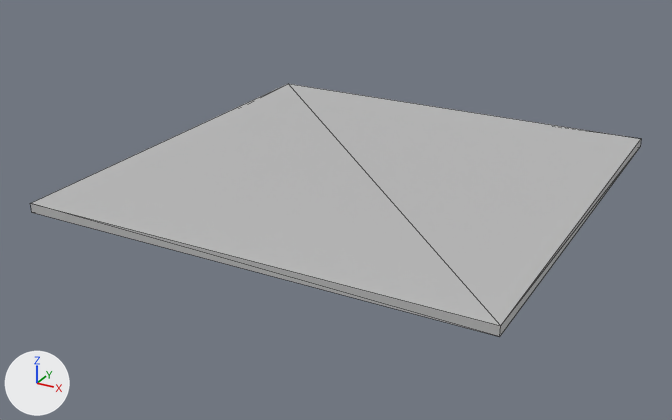
The FBX model CheckOutChicks/Assets/Models/Grundriss/Einrichtung_Boden.fbx as it was, and as the next commit left it.
Rendered twice from a 50 mm lens placed at (4.41, -8.63, 3.89), pointed at (-0.18, -0.29, -0.28). Lighting does not change. The marker at lower left points along +X, +Y and +Z. Mesh edges are drawn as thin lines. Where no turn or scale is listed for an object, it has been applied to the vertices.

The older version as bpy lines, for what is in view:
```python
me_mesh = bpy.data.meshes.new('Mesh')
me_mesh.from_pydata(...)  # a box spanning x 0.0..5.0, y 0.0..5.0, z -0.1..0.0
me_mesh.materials.append(mat_lambert1)  # grey #bcbcbc
# before: 0 (0.0, 0.0, -0.1) at pixel (31, 212), 1 (5.0, 0.0, -0.1) at pixel (499, 336), 2 (0.0, 0.0, 0.0) at pixel (30, 203), 3 (5.0, 0.0, 0.0) at pixel (500, 325), 4 (0.0, 5.0, 0.0) at pixel (288, 83)
# before: 5 (5.0, 5.0, 0.0) at pixel (641, 138), 6 (0.0, 5.0, -0.1), 7 (5.0, 5.0, -0.1) at pixel (640, 146)
ob_floor = bpy.data.objects.new('floor', me_mesh)
ob_floor.location = (-2.5, -2.5, 0.15)
```
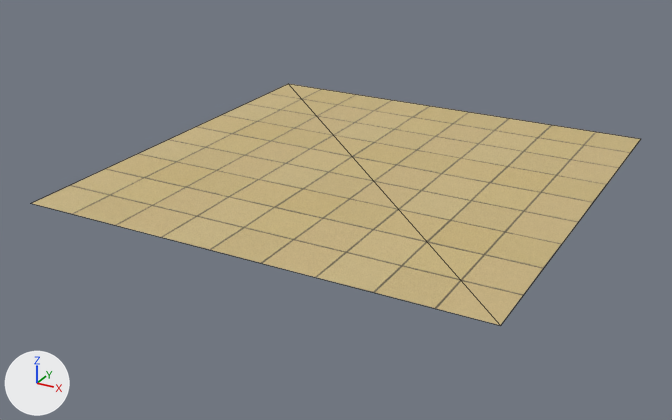
Pixel boxes (x1, y1, x2, y2) of what changed, in the pictures (672 x 420 px):
'floor', reshaped: before (30, 84, 641, 337); after (31, 84, 641, 326)
part 1 of me_mesh, deleted: before (30, 140, 641, 337)
part 2 of me_mesh, recoloured (grey to beige): (31, 84, 641, 326) in both

The change, as a list of edits to the scene's bpy script:
```text
Add img_boden_d_png:
    img_boden_d_png = load_image('boden_D.png', '../Materials/boden_D.png', 512, 512, 'sRGB')
Add mat_lambert2:
    mat_lambert2 = bpy.data.materials.new('lambert2')
    # uses the picture img_boden_d_png
Change me_mesh:
    used by ob_floor; location = (-2.5, -2.5, 0.15)
    verts and faces of me_mesh; kept vertices keep their numbers, new ones are numbered from 8
    remove me_mesh.from_pydata(...)  # 8 vertices, 12 faces; spans x 0.0..5.0, y 0.0..5.0, z -0.1..0.0
    add me_mesh.from_pydata(...)  # 4 vertices, 2 faces; spans x 0.0..5.0, y 0.0..5.0, z 0.0
    me_mesh part 1
    add delete_vertices([0, 1, 6, 7])  # with the faces that use them
    me_mesh part 2: 2 faces spanning x 0.0..5.0, y 0.0..5.0, z 0.0 switch from mat_lambert1 (grey #bcbcbc) to mat_lambert2
```
